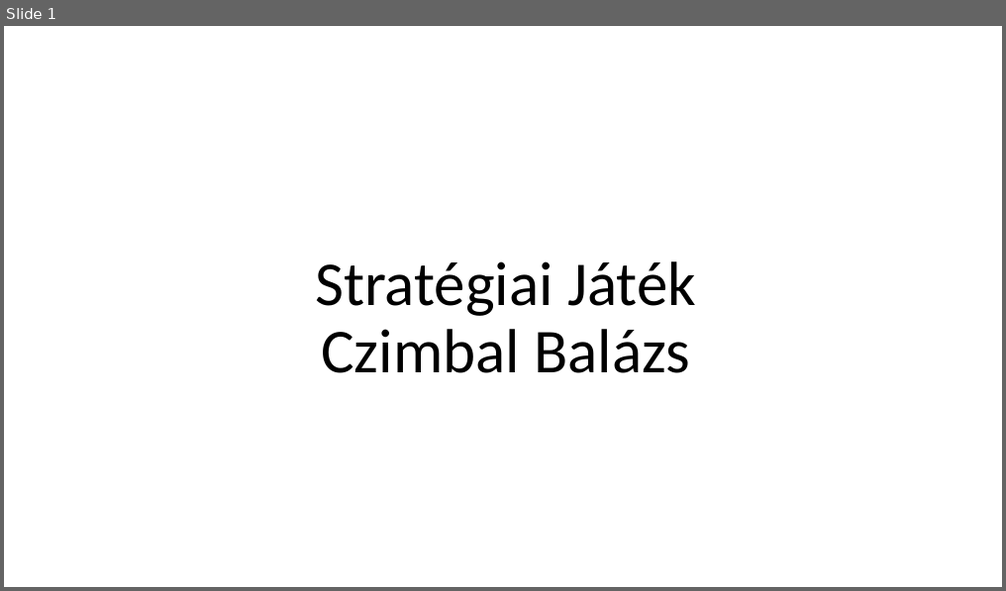
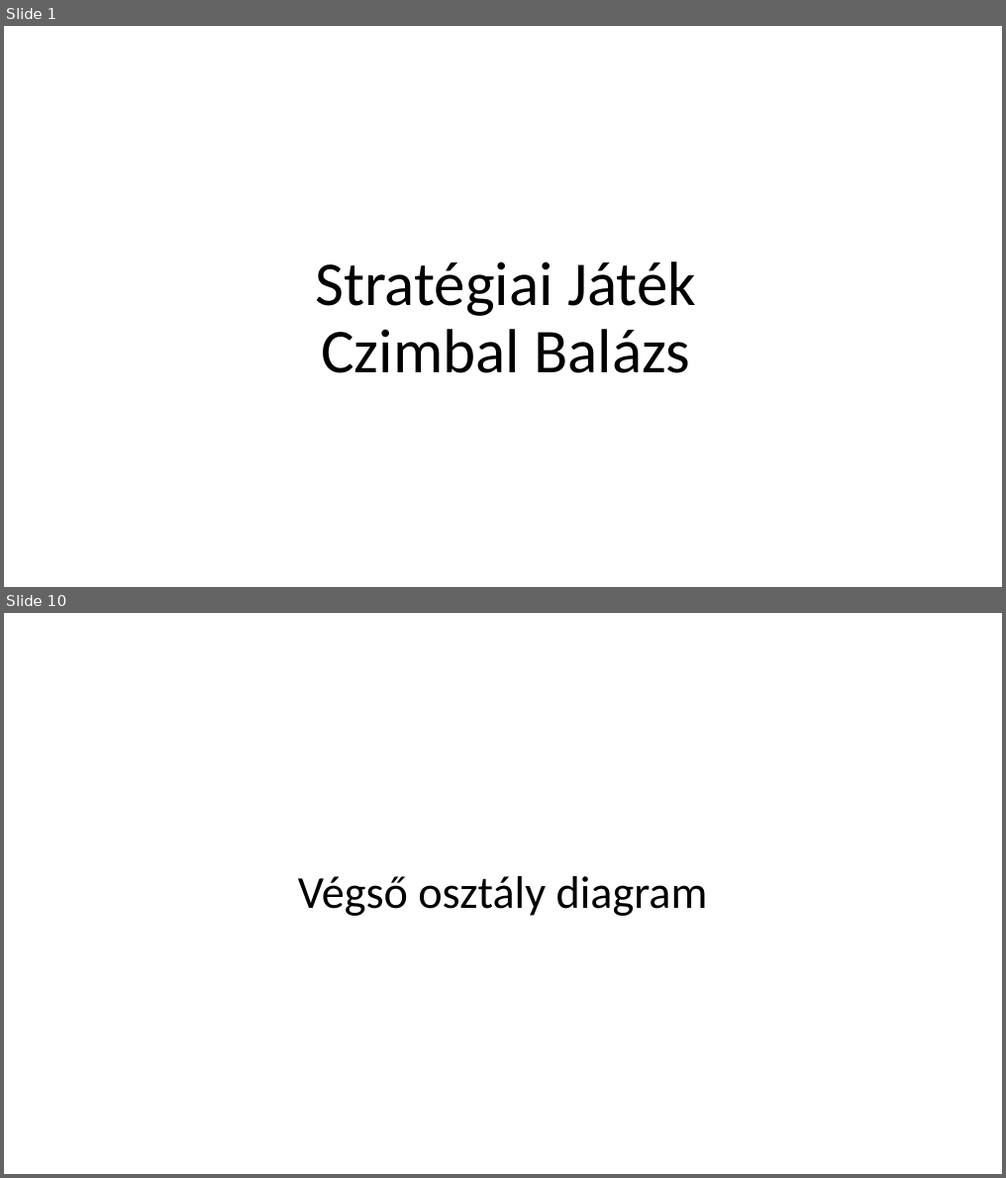
Before and after one commit to cimbi01/NagyBeadando, a slide deck: StatégiaiJáték.pptx. Shown one above the other, each under a label of ours: slide 1 before the commit, slides 1 and 10 after it; the slides between them are not shown. The pictures are 1006x591 and 1006x1178 pixels, drawn with LibreOffice and Linux fonts; fonts in the diff are those of the drawing; background and template pictures are left out. Boxes give left, top, right and bottom in pixels: in the first picture for what was removed or moved away, otherwise in the second. Text is boxed around its words. In the diff, an @@ line names an element or a change of style, - is before the commit and + after.

```diff
--- a/StatégiaiJáték.pptx
+++ b/StatégiaiJáték.pptx
@@ slide 10 added at <box>4,613,1002,1174</box>, background picture (left out) @@
@@ title added at <box>298,876,708,916</box>, 44 pt, text #000000 @@
+Végső osztály diagram
```
Also in this commit, not shown: 9 other slides added, 5 other files.
